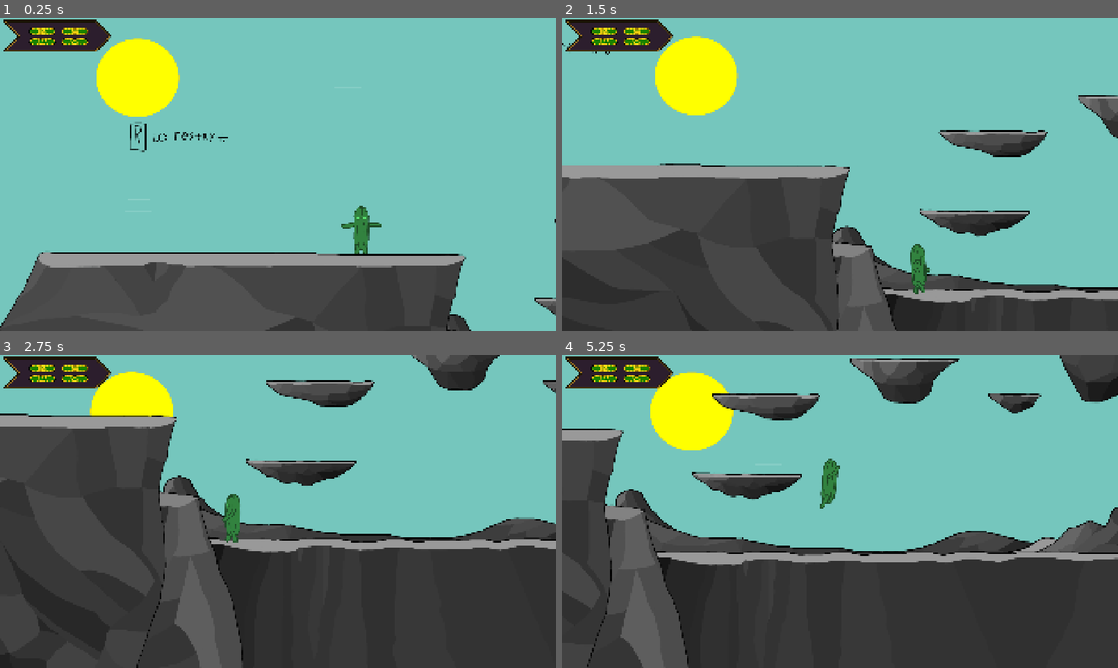
Above: before the commit, frames 1-4 (two rows, left to right).
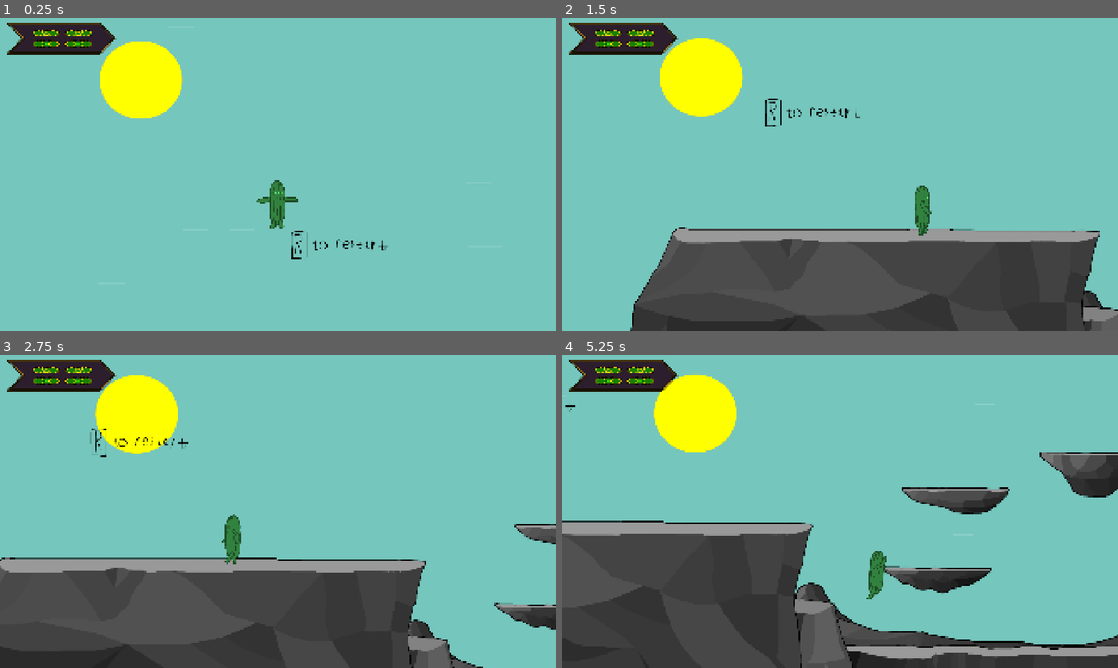
Above: after the commit, the same moments.

Repository: Brodyaga20/ogurek-2
Game: Godot game, scene res://Scenes/Core.tscn
Two runs of this game, one before a commit and one after it. Both use one fixed random seed, a clock stepped at 60 frames per second and the inputs below.
Inputs:
- Up to frame 1 (0.25 s): no input
- Up to frame 2 (1.5 s): hold Space (Jump) 0.53-1.28 s; hold D (Right) from 0.53 s (still down); tap Shift (Dash) at 1.35 s
- Up to frame 3 (2.75 s): tap Space (Jump) at 1.52, 1.55, 1.82 s; release D (Right) at 2.03 s; hold A (Left) from 2.03 s (still down); hold Space (Jump) from 2.03 s (still down); tap Tab (Next_Sign) at 2.1 s
- Up to frame 4 (5.25 s): release A (Left) at 2.78 s; release Space (Jump) at 2.78 s; hold D (Right) 2.78-4.28 s; tap 3 (Paper_Sign) at 2.85 s; tap Space (Jump) at 3.02, 3.05, 3.32, 4.52, 4.55, 4.82 s; hold Space (Jump) 3.53-4.28 s; tap 1 (Rock_Sign) at 3.6 s; hold A (Left) 4.28-5.03 s; tap 2 (Scissors_Sign) at 4.35 s; hold D (Right) from 5.03 s (still down); hold Space (Jump) from 5.03 s (still down)

The runs differ from the first frame. In frame 1, 23% of the frame differs, in the area x 0-100%, y 0-100%; in frame 2, 32%; in frame 3, 43%; in frame 4, 40%.

Commit message:
MINOR: Изменения камеры - она стала более плавной, теперь ограничена по краям локации

Diff:
--- a/Scenes/Core.tscn
+++ b/Scenes/Core.tscn
@@ -12,69 +12,73 @@
 script = ExtResource("1_mjusi")
 
 [node name="Hero" parent="." unique_id=1801713874 instance=ExtResource("2_dnjoc")]
-position = Vector2(854, 461)
+position = Vector2(9, 0)
 
 [node name="Camera2D" type="Camera2D" parent="Hero" unique_id=1653431737]
-position = Vector2(455, 383)
+position = Vector2(960, 540)
+limit_left = -200
+limit_bottom = 1725
 
-[node name="HUD" type="Node2D" parent="Hero/Camera2D" unique_id=2129136216]
+[node name="CanvasLayer" type="CanvasLayer" parent="Hero" unique_id=1854102109]
+
+[node name="HUD" type="Node2D" parent="Hero/CanvasLayer" unique_id=2129136216]
 z_index = 10
-position = Vector2(945, 530)
+position = Vector2(960, 540)
 
-[node name="Bar" type="Node2D" parent="Hero/Camera2D/HUD" unique_id=827091560]
-position = Vector2(-1086, -363)
+[node name="Bar" type="Node2D" parent="Hero/CanvasLayer/HUD" unique_id=827091560]
+position = Vector2(-128, 174)
 
-[node name="Bar" type="Sprite2D" parent="Hero/Camera2D/HUD/Bar" unique_id=587167250]
+[node name="Bar" type="Sprite2D" parent="Hero/CanvasLayer/HUD/Bar" unique_id=587167250]
 texture_filter = 1
 position = Vector2(-622.5, -643.5)
 scale = Vector2(2, 2)
 texture = ExtResource("3_8l5b3")
 
-[node name="HP" type="Node2D" parent="Hero/Camera2D/HUD/Bar" unique_id=689529801]
+[node name="HP" type="Node2D" parent="Hero/CanvasLayer/HUD/Bar" unique_id=689529801]
 texture_filter = 1
 
-[node name="HP1" type="Node2D" parent="Hero/Camera2D/HUD/Bar/HP" unique_id=228196165]
+[node name="HP1" type="Node2D" parent="Hero/CanvasLayer/HUD/Bar/HP" unique_id=228196165]
 texture_filter = 1
 position = Vector2(-672.5, -660.5)
 
-[node name="Sprite" type="Sprite2D" parent="Hero/Camera2D/HUD/Bar/HP/HP1" unique_id=461887339]
+[node name="Sprite" type="Sprite2D" parent="Hero/CanvasLayer/HUD/Bar/HP/HP1" unique_id=461887339]
 texture_filter = 1
 texture = ExtResource("4_c070x")
 hframes = 2
 
-[node name="HP2" type="Node2D" parent="Hero/Camera2D/HUD/Bar/HP" unique_id=598227127]
+[node name="HP2" type="Node2D" parent="Hero/CanvasLayer/HUD/Bar/HP" unique_id=598227127]
 position = Vector2(-560.5, -660.5)
 
-[node name="Sprite" type="Sprite2D" parent="Hero/Camera2D/HUD/Bar/HP/HP2" unique_id=1771071109]
+[node name="Sprite" type="Sprite2D" parent="Hero/CanvasLayer/HUD/Bar/HP/HP2" unique_id=1771071109]
 texture_filter = 1
 texture = ExtResource("4_c070x")
 hframes = 2
 
-[node name="HP3" type="Node2D" parent="Hero/Camera2D/HUD/Bar/HP" unique_id=75567800]
+[node name="HP3" type="Node2D" parent="Hero/CanvasLayer/HUD/Bar/HP" unique_id=75567800]
 position = Vector2(-672.5, -624.5)
 
-[node name="Sprite" type="Sprite2D" parent="Hero/Camera2D/HUD/Bar/HP/HP3" unique_id=1644193951]
+[node name="Sprite" type="Sprite2D" parent="Hero/CanvasLayer/HUD/Bar/HP/HP3" unique_id=1644193951]
 texture = ExtResource("4_c070x")
 hframes = 2
 
-[node name="HP4" type="Node2D" parent="Hero/Camera2D/HUD/Bar/HP" unique_id=1250270021]
+[node name="HP4" type="Node2D" parent="Hero/CanvasLayer/HUD/Bar/HP" unique_id=1250270021]
 position = Vector2(-560.5, -624.5)
 
-[node name="Sprite" type="Sprite2D" parent="Hero/Camera2D/HUD/Bar/HP/HP4" unique_id=34076166]
+[node name="Sprite" type="Sprite2D" parent="Hero/CanvasLayer/HUD/Bar/HP/HP4" unique_id=34076166]
 texture = ExtResource("4_c070x")
 hframes = 2
 
-[node name="Sign" type="Node2D" parent="Hero/Camera2D/HUD" unique_id=2076047728]
-position = Vector2(-930, -537)
+[node name="Sign" type="Node2D" parent="Hero/CanvasLayer/HUD" unique_id=2076047728]
+position = Vector2(31, -23)
 
-[node name="Plate" type="Sprite2D" parent="Hero/Camera2D/HUD/Sign" unique_id=787707279]
+[node name="Plate" type="Sprite2D" parent="Hero/CanvasLayer/HUD/Sign" unique_id=787707279]
 z_as_relative = false
 texture_filter = 1
 position = Vector2(-846.5, -643.5)
 scale = Vector2(2, 2)
 texture = ExtResource("5_n08nc")
 
-[node name="Sign" type="Sprite2D" parent="Hero/Camera2D/HUD/Sign" unique_id=369393406]
+[node name="Sign" type="Sprite2D" parent="Hero/CanvasLayer/HUD/Sign" unique_id=369393406]
 texture_filter = 1
 position = Vector2(-846, -641)
 scale = Vector2(0.5, 0.5)
--- a/Scenes/Hero.tscn
+++ b/Scenes/Hero.tscn
@@ -103,7 +103,6 @@
 [ext_resource type="Texture2D" uid="uid://cjh825ds4cx3f" path="res://Resources/Textures/Hero/Body/Stable/GROUND_RIGHT/Frame0015.png" id="91_bd7el"]
 [ext_resource type="Texture2D" uid="uid://c1akipw16ds2l" path="res://Resources/Textures/Hero/Body/Stable/GROUND_RIGHT/Frame0016.png" id="92_wv5vb"]
 [ext_resource type="Texture2D" uid="uid://b7yg7qhdi35xk" path="res://Resources/Textures/Hero/Body/Stable/JUMP_RIGHT/Frame0000.png" id="99_n8vnw"]
-[ext_resource type="Texture2D" uid="uid://csqoc0hi575h" path="res://Resources/Textures/Hero/Body/Stable/JUMP_RIGHT/Frame0002.png" id="101_lxrlg"]
 [ext_resource type="Texture2D" uid="uid://dh2jj3gb2evgp" path="res://Resources/Textures/Hero/Body/Transitions/GROUND_JUMP_CENTER/Frame0000.png" id="102_ti4ng"]
 [ext_resource type="Texture2D" uid="uid://cu6w0x8vp6wgc" path="res://Resources/Textures/Hero/Body/Stable/JUMP_RIGHT/Frame0004.png" id="103_7o504"]
 [ext_resource type="Texture2D" uid="uid://bi72ox7rbspd4" path="res://Resources/Textures/Hero/Body/Transitions/GROUND_JUMP_CENTER/Frame0001.png" id="103_nsi28"]
@@ -115,7 +114,6 @@
 [ext_resource type="Texture2D" uid="uid://bygvkkkmmpmgf" path="res://Resources/Textures/Hero/Body/Stable/JUMP_RIGHT/Frame0009.png" id="108_1vtb6"]
 [ext_resource type="Texture2D" uid="uid://blgh3gi74ws18" path="res://Resources/Textures/Hero/Body/Stable/JUMP_RIGHT/Frame0010.png" id="109_16n2g"]
 [ext_resource type="Texture2D" uid="uid://c2gmyvhp6t4gw" path="res://Resources/Textures/Hero/Body/Stable/JUMP_LEFT/Frame0000.png" id="115_rqnp8"]
-[ext_resource type="Texture2D" uid="uid://ba0uy1r22pb02" path="res://Resources/Textures/Hero/Body/Stable/JUMP_LEFT/Frame0002.png" id="117_5j2ix"]
 [ext_resource type="Texture2D" uid="uid://ftn1kv6hc2ko" path="res://Resources/Textures/Hero/Body/Stable/JUMP_LEFT/Frame0004.png" id="119_ke8tj"]
 [ext_resource type="Texture2D" uid="uid://bx2uf6veddnip" path="res://Resources/Textures/Hero/Body/Stable/JUMP_LEFT/Frame0005.png" id="120_mluni"]
 [ext_resource type="Texture2D" uid="uid://c5plh5155iv6u" path="res://Resources/Textures/Hero/Body/Stable/JUMP_LEFT/Frame0007.png" id="122_r8hkc"]
@@ -684,19 +682,19 @@
 
 [sub_resource type="Animation" id="Animation_6jn5l"]
 resource_name = "JUMP_LEFT"
-length = 0.10000167
-step = 0.016666668
-tracks/0/type = "value"
-tracks/0/imported = false
-tracks/0/enabled = true
-tracks/0/path = NodePath("Body/Sprite:texture")
-tracks/0/interp = 1
-tracks/0/loop_wrap = true
-tracks/0/keys = {
-"times": PackedFloat32Array(0, 0.016666668, 0.033333335, 0.05, 0.06666667, 0.083333336, 0.1),
-"transitions": PackedFloat32Array(1, 1, 1, 1, 1, 1, 1),
-"update": 1,
-"values": [ExtResource("115_rqnp8"), ExtResource("117_5j2ix"), ExtResource("119_ke8tj"), ExtResource("120_mluni"), ExtResource("122_r8hkc"), ExtResource("124_wbufj"), ExtResource("125_8n6rj")]
+length = 0.083335005
+step = 0.016666668
+tracks/0/type = "value"
+tracks/0/imported = false
+tracks/0/enabled = true
+tracks/0/path = NodePath("Body/Sprite:texture")
+tracks/0/interp = 1
+tracks/0/loop_wrap = true
+tracks/0/keys = {
+"times": PackedFloat32Array(0, 0.016666668, 0.033333335, 0.05, 0.06666667, 0.083333336),
+"transitions": PackedFloat32Array(1, 1, 1, 1, 1, 1),
+"update": 1,
+"values": [ExtResource("115_rqnp8"), ExtResource("119_ke8tj"), ExtResource("120_mluni"), ExtResource("122_r8hkc"), ExtResource("124_wbufj"), ExtResource("125_8n6rj")]
 }
 
 [sub_resource type="Animation" id="Animation_bd7el"]
@@ -718,19 +716,19 @@
 
 [sub_resource type="Animation" id="Animation_hc0xd"]
 resource_name = "JUMP_RIGHT"
-length = 0.10000167
-step = 0.016666668
-tracks/0/type = "value"
-tracks/0/imported = false
-tracks/0/enabled = true
-tracks/0/path = NodePath("Body/Sprite:texture")
-tracks/0/interp = 1
-tracks/0/loop_wrap = true
-tracks/0/keys = {
-"times": PackedFloat32Array(0, 0.016666668, 0.033333335, 0.05, 0.06666667, 0.083333336, 0.1),
-"transitions": PackedFloat32Array(1, 1, 1, 1, 1, 1, 1),
-"update": 1,
-"values": [ExtResource("99_n8vnw"), ExtResource("101_lxrlg"), ExtResource("103_7o504"), ExtResource("104_d37oc"), ExtResource("106_oiwkm"), ExtResource("108_1vtb6"), ExtResource("109_16n2g")]
+length = 0.083335005
+step = 0.016666668
+tracks/0/type = "value"
+tracks/0/imported = false
+tracks/0/enabled = true
+tracks/0/path = NodePath("Body/Sprite:texture")
+tracks/0/interp = 1
+tracks/0/loop_wrap = true
+tracks/0/keys = {
+"times": PackedFloat32Array(0, 0.016666668, 0.033333335, 0.05, 0.06666667, 0.083333336),
+"transitions": PackedFloat32Array(1, 1, 1, 1, 1, 1),
+"update": 1,
+"values": [ExtResource("99_n8vnw"), ExtResource("103_7o504"), ExtResource("104_d37oc"), ExtResource("106_oiwkm"), ExtResource("108_1vtb6"), ExtResource("109_16n2g")]
 }
 
 [sub_resource type="Animation" id="Animation_lvher"]
--- a/Scenes/Locations/Crest_1.tscn
+++ b/Scenes/Locations/Crest_1.tscn
@@ -49,9 +49,6 @@
 scale_over_velocity_min = 1.0
 scale_over_velocity_max = 1.0
 
-[sub_resource type="RectangleShape2D" id="RectangleShape2D_0sjt3"]
-size = Vector2(89, 384)
-
 [node name="Crest" type="Node2D" unique_id=446887484]
 
 [node name="CoreBackGround" type="Parallax2D" parent="." unique_id=1656286877]
@@ -117,27 +114,6 @@
 preprocess = 4.0
 process_material = SubResource("ParticleProcessMaterial_w5b1h")
 
-[node name="Spikes" type="Node2D" parent="." unique_id=1928539491]
-
-[node name="Spike1" parent="Spikes" unique_id=337284266 instance=ExtResource("5_meurq")]
-position = Vector2(8860, 10)
-size = Vector2(2500, 10)
-damage = 1
-
-[node name="Spikes" type="Sprite2D" parent="Spikes/Spike1" unique_id=1230343757]
-position = Vector2(16, 3)
-texture = ExtResource("6_g8atu")
-
-[node name="Spike2" parent="Spikes" unique_id=1519785635 instance=ExtResource("5_meurq")]
-position = Vector2(11333, -168)
-rotation = -1.5707964
-size = Vector2(2500, 10)
-damage = 1
-
-[node name="Spikes" type="Sprite2D" parent="Spikes/Spike2" unique_id=2007676529]
-position = Vector2(16, 3)
-texture = ExtResource("6_g8atu")
-
 [node name="Cliffs" type="Node2D" parent="." unique_id=1620548760]
 z_index = 2
 
@@ -261,14 +237,14 @@
 
 [node name="Cliff4" parent="Cliffs/SmallCliffs/Lift1" unique_id=755229570 instance=ExtResource("11_b3p46")]
 position = Vector2(3523, 1113)
-upperOffset = 15.0
+upperOffset = 18.0
 sideOffset = 12.0
 mass = 6
 texture = ExtResource("20_5rncg")
 
 [node name="Cliff5" parent="Cliffs/SmallCliffs/Lift1" unique_id=605568996 instance=ExtResource("11_b3p46")]
 position = Vector2(3832, 968)
-upperOffset = 23.0
+upperOffset = 25.0
 sideOffset = 12.0
 lowerSide = 150.0
 mass = 20
@@ -306,7 +282,7 @@
 
 [node name="Cliff9" parent="Cliffs/SmallCliffs/Lift2" unique_id=593423992 instance=ExtResource("11_b3p46")]
 position = Vector2(6769, 291)
-upperOffset = 18.0
+upperOffset = 22.0
 sideOffset = 12.0
 lowerSide = 150.0
 mass = 10
@@ -315,7 +291,7 @@
 
 [node name="Cliff10" parent="Cliffs/SmallCliffs/Lift2" unique_id=504746787 instance=ExtResource("11_b3p46")]
 position = Vector2(6287, 155)
-upperOffset = 18.0
+upperOffset = 27.0
 sideOffset = 12.0
 lowerSide = 150.0
 mass = 15
@@ -333,7 +309,7 @@
 
 [node name="Cliff12" parent="Cliffs/SmallCliffs/Lift2" unique_id=965739718 instance=ExtResource("11_b3p46")]
 position = Vector2(5071, -73)
-upperOffset = 30.0
+upperOffset = 35.0
 sideOffset = 12.0
 lowerSide = 150.0
 mass = 30
@@ -514,6 +490,36 @@
 mass = 10
 hitboxType = 1
 texture = ExtResource("25_bgidn")
+
+[node name="Spikes" type="Node2D" parent="." unique_id=1928539491]
+
+[node name="Spike1" parent="Spikes" unique_id=337284266 instance=ExtResource("5_meurq")]
+position = Vector2(8245, -9)
+size = Vector2(400, 10)
+damage = 1
+
+[node name="Spikes" type="Sprite2D" parent="Spikes/Spike1" unique_id=1230343757]
+position = Vector2(16, 3)
+texture = ExtResource("6_g8atu")
+
+[node name="Spike3" parent="Spikes" unique_id=162022994 instance=ExtResource("5_meurq")]
+position = Vector2(316, 1800)
+size = Vector2(400, 10)
+damage = 1
+
+[node name="Spikes" type="Sprite2D" parent="Spikes/Spike3" unique_id=1262621676]
+position = Vector2(16, 3)
+texture = ExtResource("6_g8atu")
+
+[node name="Spike2" parent="Spikes" unique_id=1519785635 instance=ExtResource("5_meurq")]
+position = Vector2(11333, -168)
+rotation = -1.5707964
+size = Vector2(2500, 10)
+damage = 1
+
+[node name="Spikes" type="Sprite2D" parent="Spikes/Spike2" unique_id=2007676529]
+position = Vector2(16, 3)
+texture = ExtResource("6_g8atu")
 
 [node name="Items" type="Node2D" parent="." unique_id=1339728770]
 
@@ -553,16 +559,3 @@
 [node name="Restart" type="Sprite2D" parent="Temp" unique_id=1645728767]
 position = Vector2(1208, 797)
 texture = ExtResource("36_03vhh")
-
-[node name="StaticBody2D" type="StaticBody2D" parent="Temp" unique_id=1822097699]
-
-[node name="CollisionShape2D" type="CollisionShape2D" parent="Temp/StaticBody2D" unique_id=990144736]
-position = Vector2(754, 1028)
-shape = SubResource("RectangleShape2D_0sjt3")
-
-[node name="StaticBody2D2" type="StaticBody2D" parent="Temp" unique_id=2023747231]
-position = Vector2(6806, -729)
-
-[node name="CollisionShape2D" type="CollisionShape2D" parent="Temp/StaticBody2D2" unique_id=1299829598]
-position = Vector2(754, 1028)
-shape = SubResource("RectangleShape2D_0sjt3")
--- a/Scripts/Core.gd
+++ b/Scripts/Core.gd
@@ -1,6 +1,6 @@
 extends Node2D
 
-@onready var HP = {1: $Hero/Camera2D/HUD/Bar/HP/HP1/Sprite, 2: $Hero/Camera2D/HUD/Bar/HP/HP2/Sprite, 3: $Hero/Camera2D/HUD/Bar/HP/HP3/Sprite, 4: $Hero/Camera2D/HUD/Bar/HP/HP4/Sprite}
+@onready var HP = {1: $Hero/CanvasLayer/HUD/Bar/HP/HP1/Sprite, 2: $Hero/CanvasLayer/HUD/Bar/HP/HP2/Sprite, 3: $Hero/CanvasLayer/HUD/Bar/HP/HP3/Sprite, 4: $Hero/CanvasLayer/HUD/Bar/HP/HP4/Sprite}
 const HPtype = {"Empty": 0, "CommonFull": 1}
 
 @onready var particleGenFollowNode = $Hero.get_child(4)
@@ -9,12 +9,29 @@
 var sinTimer = 0
 
 func set_camera_position() -> void:
-	var body = $Hero.get_child(3)
+	var body = $Hero/Body
 	var camera = $Hero/Camera2D
-	var cameraSpeed = (body.position - camera.position)/55
+	var left = camera.limit_left
+	var right = camera.limit_right
+	var bottom = camera.limit_bottom
+	var top = camera.limit_top
+
+
+	var cameraSpeed = (body.position - camera.position)
+
+	var viewSize = get_viewport_rect().size
+	var halfView = viewSize * 0.5
+
+	var targetPoint = camera.position + cameraSpeed
+	targetPoint = Vector2(
+		clamp(targetPoint.x, left + halfView.x, right - halfView.x),
+		clamp(targetPoint.y, top + halfView.y, bottom - halfView.y)
+	)
+
 	var distanceCameraToHero = camera.position.distance_to(body.position)
+	var smoothSpeed = 0.03
 	if distanceCameraToHero > 5:
-		camera.position = lerp(camera.position, camera.position+cameraSpeed, 2)
+		camera.position = camera.position.lerp(targetPoint, smoothSpeed)
 
 func particle_follow() -> void:
 	particleNode.position = particleGenFollowNode.position + Vector2(-900, -540) + $Hero.position
--- a/Scripts/HeroPhysic.gd
+++ b/Scripts/HeroPhysic.gd
@@ -202,6 +202,7 @@
 		set_vertical_state(verticalState.FALL)
 	elif Input.is_action_just_released("Jump"):
 		canContinueJump = false
+		velocity.y *= 0.9
 	elif jumpContinueTimer > 0 && Input.is_action_pressed("Jump") && canContinueJump:
 		velocity.y = -jumpSpeed
 	elif Input.is_action_just_pressed("Jump") && signNow == "Paper" && canDJump:
Binary file changed: Resources/Textures/Environment/Crest/Platforms/Small/12.png
Binary file changed: Resources/Textures/Environment/Crest/Platforms/Small/13.png
Binary file changed: Resources/Textures/Environment/Crest/Platforms/Small/14.png
Binary file changed: Resources/Textures/Environment/Crest/Platforms/Small/16.png
Binary file changed: Resources/Textures/Environment/Crest/Platforms/Small/3.png
Binary file changed: Resources/Textures/Environment/Crest/Traps/Spikes.png
